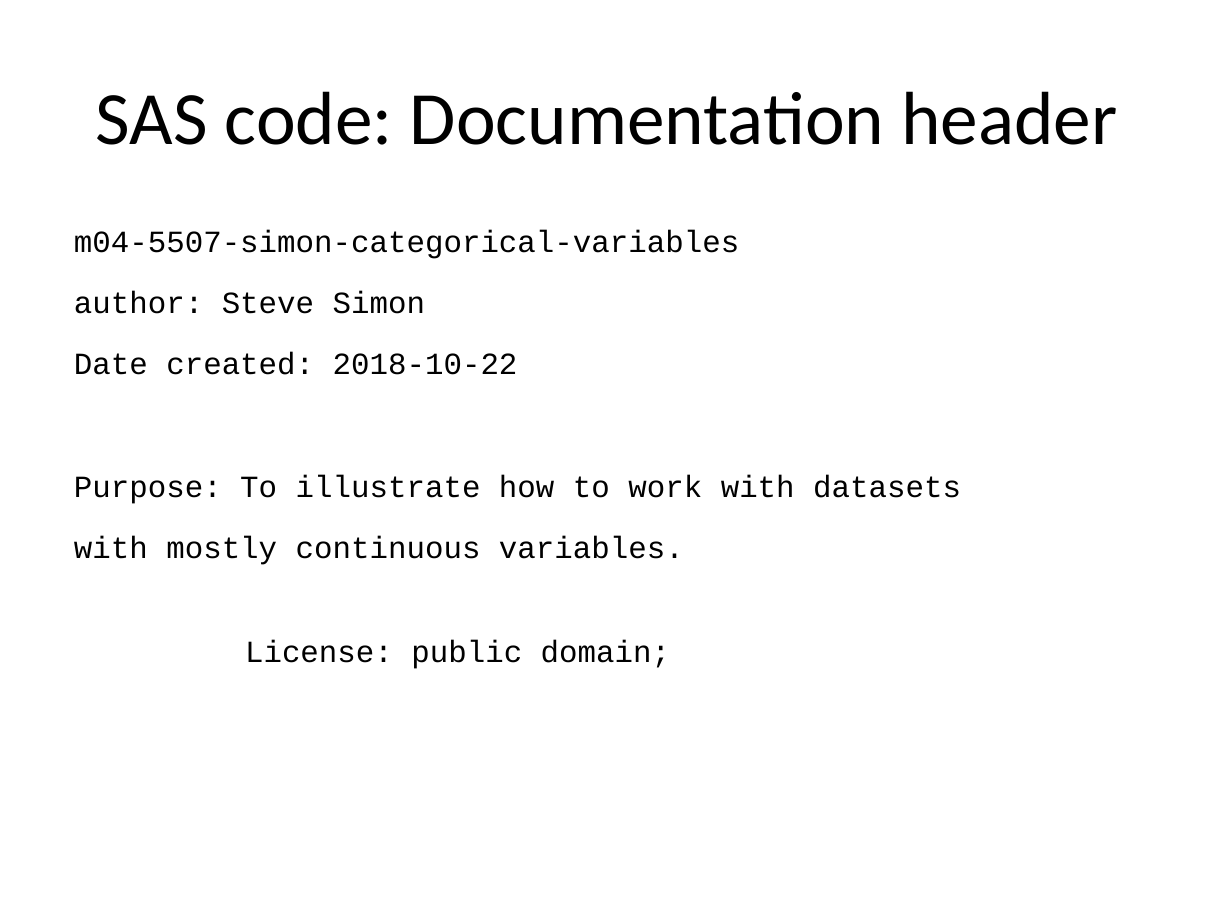
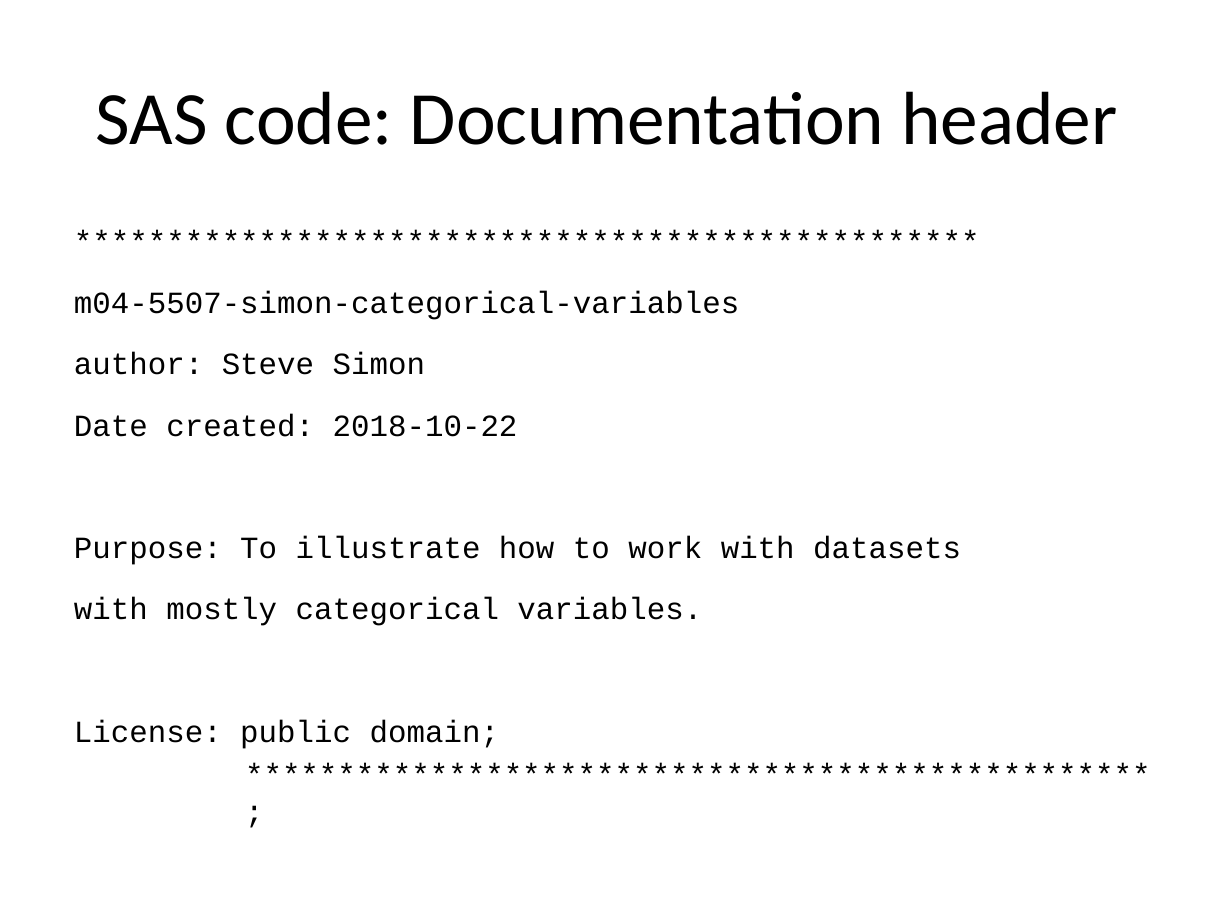
Before and after one commit to pmean/introduction-to-SAS, a slide deck: slide 3 of results/m04-slides-and-speaker-notes.pptx. Drawn at 1232x924 pixels with LibreOffice and Linux fonts; fonts in the diff are those of the drawing. Boxes give left, top, right and bottom in pixels: in the first picture for what was removed or moved away, otherwise in the second. Text is boxed around its words. In the diff, an @@ line names an element or a change of style, - is before the commit and + after.

```diff
--- a/results/m04-slides-and-speaker-notes.pptx
+++ b/results/m04-slides-and-speaker-notes.pptx
@@ text at [74,291,961,749]: text changed @@
-m04-5507-simon-categorical-variables
-author: Steve Simon
-Date created: 2018-10-22
-Purpose: To illustrate how to work with datasets
-with mostly continuous variables.
-License: public domain;
+*************************************************
+m04-5507-simon-categorical-variables
+author: Steve Simon
+Date created: 2018-10-22
+Purpose: To illustrate how to work with datasets
+with mostly categorical variables.
+License: public domain;
+*************************************************;
```
Also in this commit, not shown: 1 other slide changed, 4 other files.
